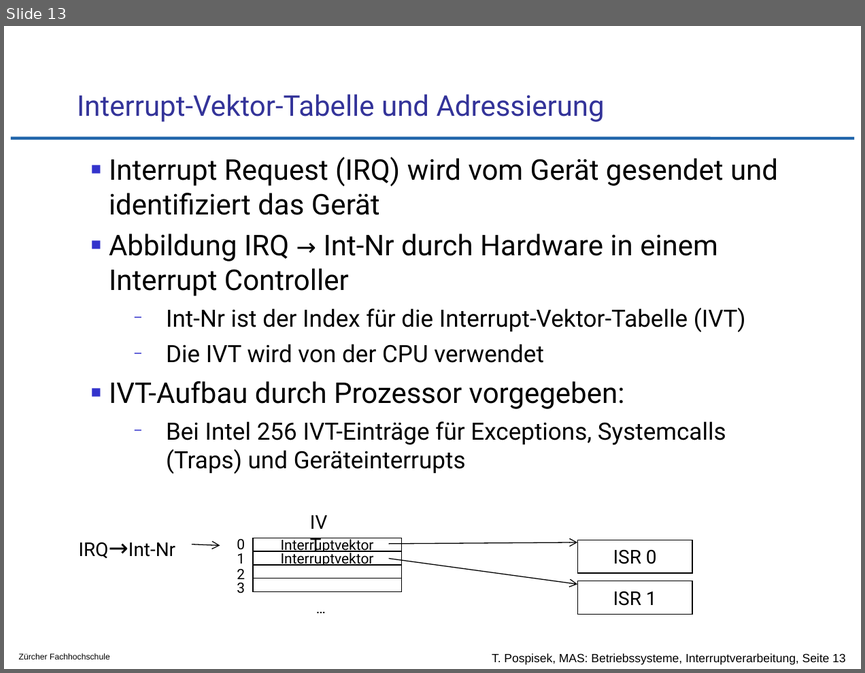
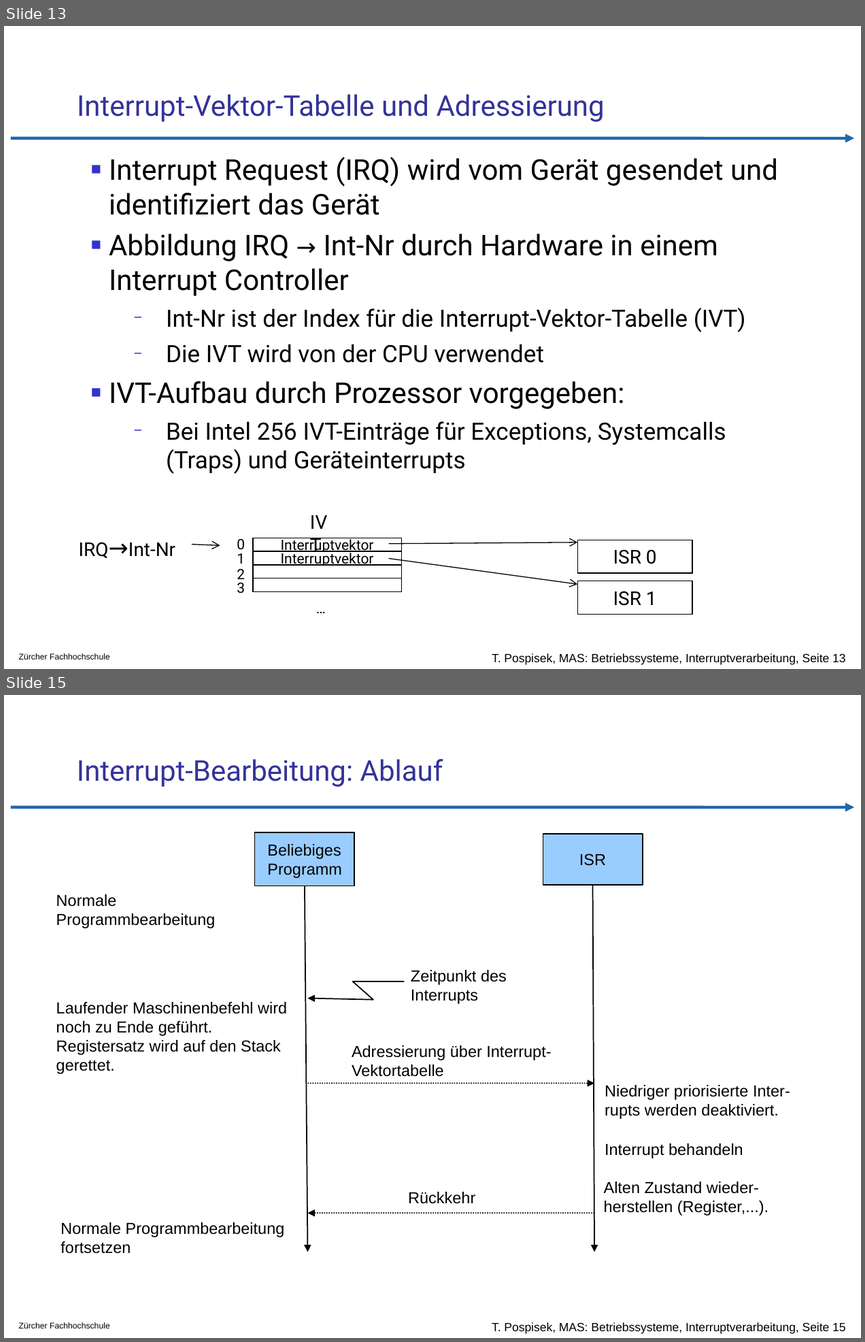
Before and after one commit to tpo/betriebssysteme, a slide deck: 04-3_Interruptverarbeitung_in_Betriebssystemen.odp. Shown one above the other, each under a label of ours: slide 13 before the commit, slides 13 and 15 after it; the slides between them are not shown. The pictures are 865x673 and 865x1342 pixels, drawn with LibreOffice and Linux fonts; fonts in the diff are those of the drawing; background and template pictures are left out. Boxes give left, top, right and bottom in pixels: in the first picture for what was removed or moved away, otherwise in the second. Text is boxed around its words. In the diff, an @@ line names an element or a change of style, - is before the commit and + after.

Commit message:
Präzisierungen
S.7  Userspace kann synchrone Interrupts auslösen
S.8  es gibt noch andere Auslöser für synchrone Interrupts
S.9  Plattenspeicher/persistenter Speicher
S.14 nach einem Interrupt wird die Interrupt Verarbeitung
     der CPU aktiv
S.15 Text eingefügt, dass Interrupt bearbeitet wird

```diff
--- a/04-3_Interruptverarbeitung_in_Betriebssystemen.odp
+++ b/04-3_Interruptverarbeitung_in_Betriebssystemen.odp
@@ slide 15 added at <box>4,695,861,1338</box>, background #FFFFFF; not listed: 3 template elements that a slide beside it also shows @@
@@ title added at <box>77,759,443,787</box>, 24 pt, text #333399 @@
+Interrupt-Bearbeitung: Ablauf
@@ freeform shape added at <box>254,833,354,886</box>, fill #99CCFF @@
@@ freeform shape added at <box>254,833,354,886</box>, outline #000000 0.99 pt @@
@@ freeform shape added at <box>543,834,643,884</box>, fill #99CCFF @@
@@ freeform shape added at <box>543,834,643,884</box>, outline #000000 0.99 pt @@
@@ text added at <box>267,844,342,878</box>, 13.4 pt, text #000000 @@
+Beliebiges
+Programm
@@ text added at <box>579,853,606,866</box>, 13.4 pt, text #000000 @@
+ISR
@@ text added at <box>56,894,215,928</box>, 13.4 pt, text #000000 @@
+Normale
+Programmbearbeitung
@@ arrow added from (305, 886) to (307, 1252), #000000 0.99 pt @@
@@ arrow added from (593, 886) to (594, 1252), #000000 0.99 pt @@
@@ text added at <box>411,970,507,1004</box>, 13.4 pt, text #000000 @@
+Zeitpunkt des
+Interrupts
@@ freeform shape added at <box>307,981,403,999</box>, outline #000000 0.99 pt @@
@@ text added at <box>56,1002,287,1074</box>, 13.4 pt, text #000000 @@
+Laufender Maschinenbefehl wird
+noch zu Ende geführt.
+Registersatz wird auf den Stack
+gerettet.
@@ text added at <box>351,1045,551,1076</box>, 13.4 pt, text #000000 @@
+Adressierung über Interrupt-
+Vektortabelle
@@ arrow added from (307, 1083) to (594, 1083), #000000 0.99 pt dashed @@
@@ text added at <box>604,1085,790,1119</box>, 13.4 pt, text #000000 @@
+Niedriger priorisierte Inter-
+rupts werden deaktiviert.
@@ text added at <box>604,1143,743,1158</box>, 13.4 pt, text #000000 @@
+Interrupt behandeln
@@ text added at <box>604,1181,768,1215</box>, 13.4 pt, text #000000 @@
+Alten Zustand wieder-
+herstellen (Register,...).
@@ text added at <box>408,1191,475,1204</box>, 13.4 pt, text #000000 @@
+Rückkehr
@@ text added at <box>60,1222,285,1253</box>, 13.4 pt, text #000000 @@
+Normale Programmbearbeitung
+fortsetzen
@@ arrow added from (594, 1212) to (307, 1212), #000000 0.99 pt dashed @@
@@ slide 13 changed as well @@
@@ line (11, 138) - (854, 138): line to arrow @@
```
Also in this commit, not shown: 43 other slides changed, 1 slide removed, 1 other file.
